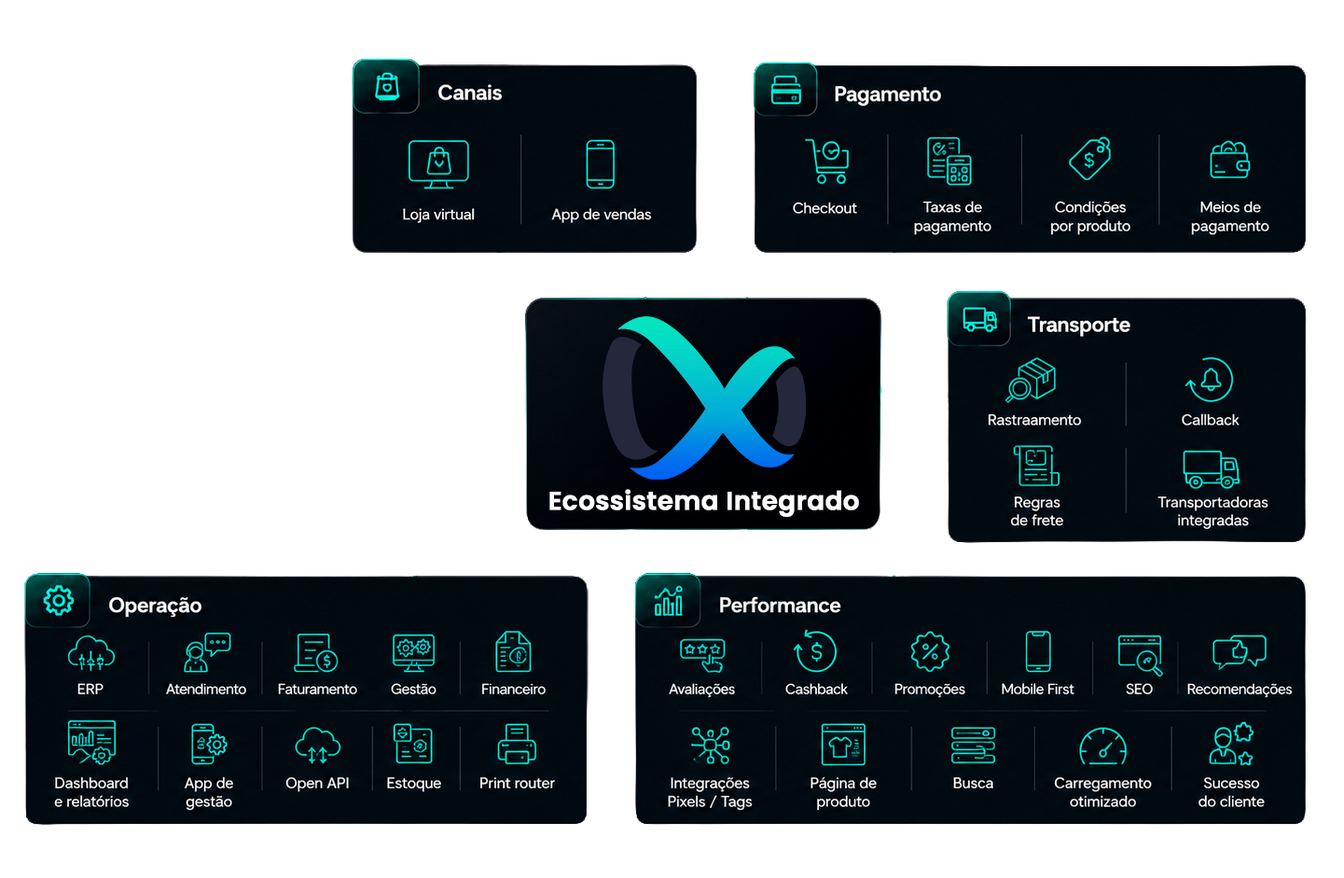
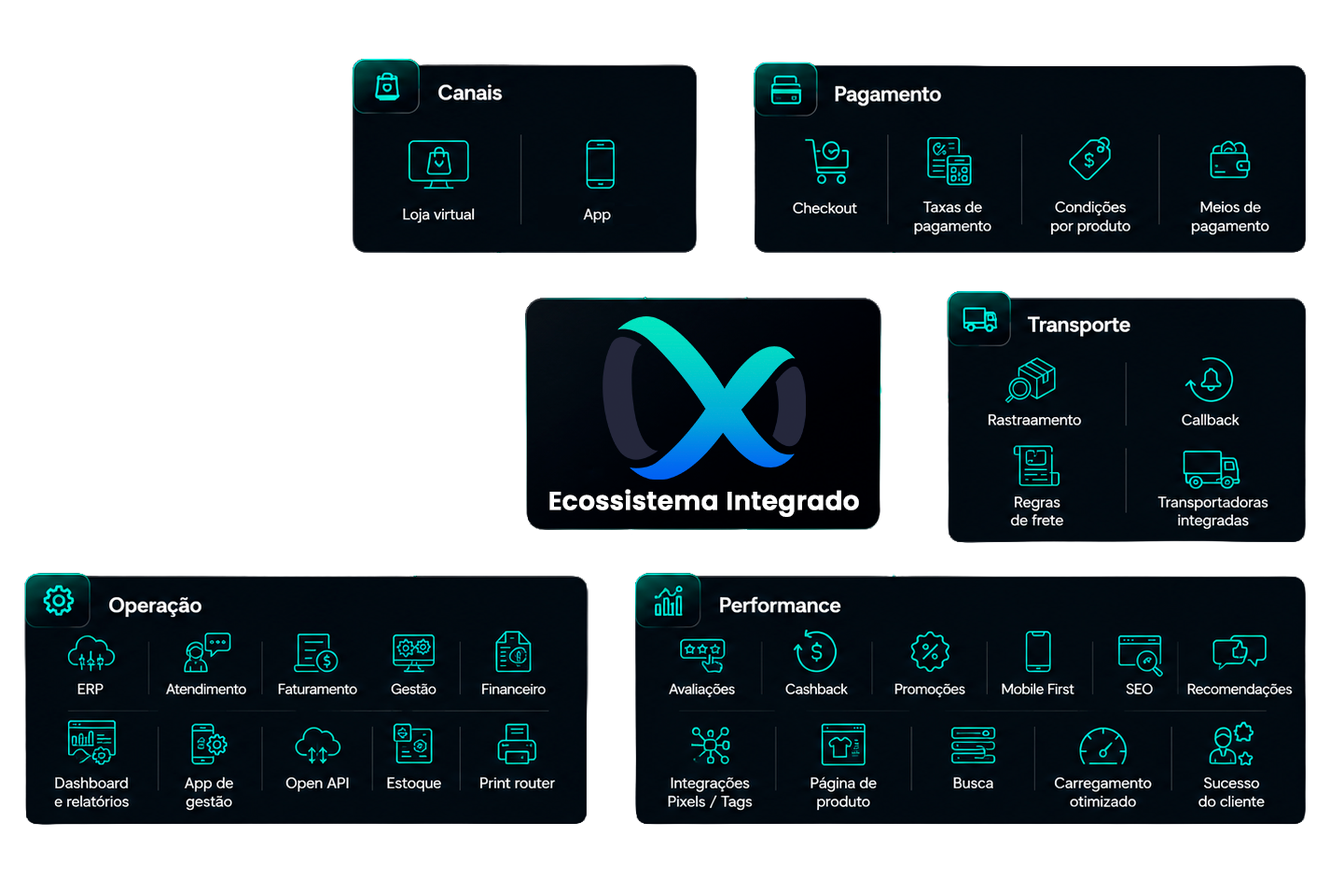
Layers edited between the first and the second 1344px x 878px image:
added layer "Camada 3" above "Camada 1" over [578,202,615,226]
painted on "Camada 1" over [539,197,657,229]
